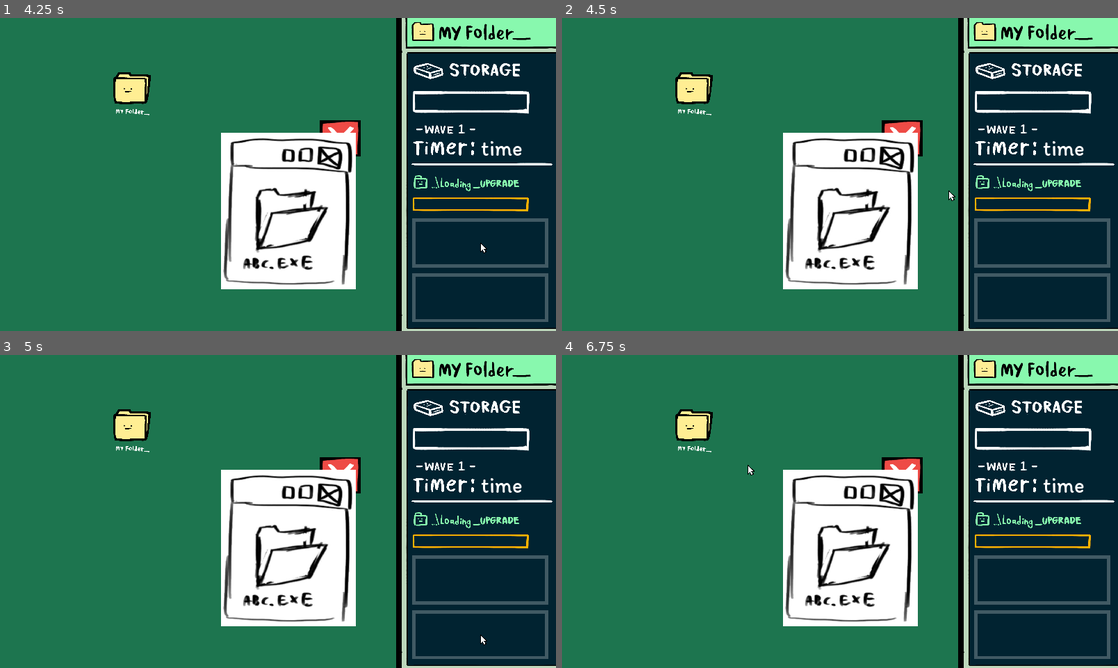
Above: before the commit, frames 1-4 (two rows, left to right).
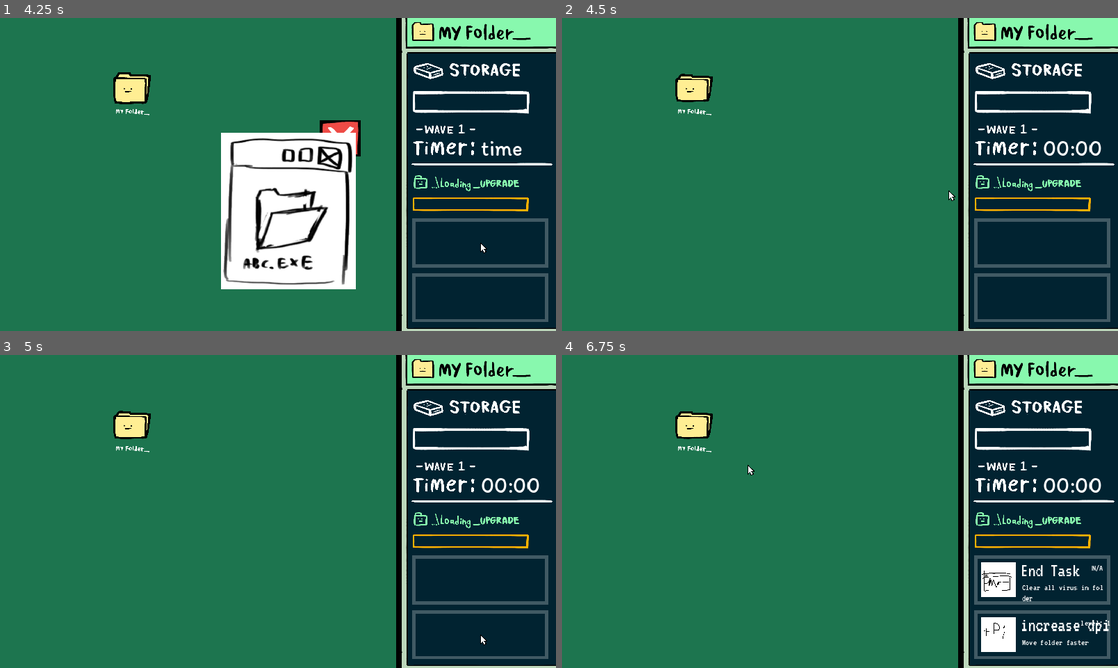
Above: after the commit, the same moments.

Repository: icheft524/Folder-Brawler
Game: Godot game, scene res://menu.tscn
Same seed, same stepped clock (60 frames per second), same inputs: the game is played once before the commit and once after it. The engine's default icon, where the game draws it, is replaced by a stand-in: a white triangle on a blue panel in a dark square.
Inputs (mouse positions are in pixels of both pictures, inside the frame that each line leads up to):
- Up to frame 1 (4.25 s): click (16, 36) at 0.5 s; tap Enter (ui_accept) every 0.75 s from 1.25 to 3.5 s; drag from (478, 243) to (133, 86) at 1.27 s; drag from (478, 296) to (133, 86) at 2.02 s; move the mouse to (339, 136) at 2.77 s; press the mouse at (339, 136) at 2.78 s; release the mouse at (339, 136) at 3.5 s; drag from (250, 237) to (478, 243) at 3.52 s
- Up to frame 2 (4.5 s): tap Enter (ui_accept) at 4.25 s; drag from (901, 136) to (1040, 296) at 4.27 s
- Up to frame 3 (5 s): no input
- Up to frame 4 (6.75 s): tap Enter (ui_accept) at 5 s; drag from (673, 464) to (901, 473) at 5.02 s; move the mouse to (867, 511) at 5.77 s; press the mouse at (867, 511) at 5.78 s; release the mouse at (867, 511) at 6.5 s; drag from (756, 433) to (728, 527) at 6.52 s

Frame 1 is identical in both runs. In frame 2, 13% of the frame differs, in the area x 20-97%, y 17-87%; in frame 3, 13%; in frame 4, 15%, in the area x 20-99%, y 17-95%.

Commit message:
Revert "popup"
This reverts commit 9fb123ac730faa68f8cbc036f9efd3100db3d420.

Diff:
--- a/hud.tscn
+++ b/hud.tscn
@@ -13,35 +13,6 @@
 
 [sub_resource type="Animation" id="Animation_lqmk0"]
 length = 0.001
-tracks/0/type = "value"
-tracks/0/imported = false
-tracks/0/enabled = true
-tracks/0/path = NodePath(".:texture")
-tracks/0/interp = 1
-tracks/0/loop_wrap = true
-tracks/0/keys = {
-"times": PackedFloat32Array(0),
-"transitions": PackedFloat32Array(1),
-"update": 1,
-"values": [ExtResource("5_q2ntr")]
-}
-tracks/1/type = "value"
-tracks/1/imported = false
-tracks/1/enabled = true
-tracks/1/path = NodePath(".:self_modulate")
-tracks/1/interp = 1
-tracks/1/loop_wrap = true
-tracks/1/keys = {
-"times": PackedFloat32Array(0),
-"transitions": PackedFloat32Array(1),
-"update": 0,
-"values": [Color(1, 1, 1, 1)]
-}
-
-[sub_resource type="Animation" id="Animation_58ome"]
-resource_name = "loading"
-length = 0.1
-loop_mode = 1
 tracks/0/type = "value"
 tracks/0/imported = false
 tracks/0/enabled = true
@@ -94,6 +65,35 @@
 "transitions": PackedFloat32Array(1, 1, 1, 1),
 "update": 0,
 "values": [Color(0.533333, 0.972549, 0.682353, 1), Color(1, 0.698039, 0, 1), Color(0.533333, 0.972549, 0.682353, 1), Color(0.533333, 0.972549, 0.682353, 1)]
+}
+
+[sub_resource type="Animation" id="Animation_58ome"]
+resource_name = "loading"
+length = 0.1
+loop_mode = 1
+tracks/0/type = "value"
+tracks/0/imported = false
+tracks/0/enabled = true
+tracks/0/path = NodePath(".:texture")
+tracks/0/interp = 1
+tracks/0/loop_wrap = true
+tracks/0/keys = {
+"times": PackedFloat32Array(0),
+"transitions": PackedFloat32Array(1),
+"update": 1,
+"values": [ExtResource("5_q2ntr")]
+}
+tracks/1/type = "value"
+tracks/1/imported = false
+tracks/1/enabled = true
+tracks/1/path = NodePath(".:self_modulate")
+tracks/1/interp = 1
+tracks/1/loop_wrap = true
+tracks/1/keys = {
+"times": PackedFloat32Array(0),
+"transitions": PackedFloat32Array(1),
+"update": 0,
+"values": [Color(1, 1, 1, 1)]
 }
 
 [sub_resource type="AnimationLibrary" id="AnimationLibrary_y2t6b"]
--- a/popup.gd
+++ b/popup.gd
@@ -18,11 +18,9 @@
 var wave6 = true
 
 func _ready():
-	already_clicked = false
-
-	get_tree().paused = true
-	normal.visible = true
-
+	if tutorial == true:
+		get_tree().paused = true
+		normal.visible = true
 
 
 
@@ -38,17 +36,13 @@
 	if global.time == 72 and wave4: #wave4 zip
 		get_tree().paused = true
 		zip.visible = true
-	print(mouse_close_in, already_clicked, global.inv_open)
+
 
 func _input(event):
 	if event is InputEventMouseButton:
 		if event.is_action_pressed("leftclick") && mouse_close_in && !already_clicked && !global.inv_open:
-			print("Hi")
+			already_clicked = true
 			get_viewport().set_input_as_handled()
-			mouse_close_in = false
-			#normal.visible = false
-			#ads.visible = true
-			already_clicked = true
 			#var tween_close = create_tween()
 			#tween_close.tween_property(self,"scale",close,0.2).set_trans(Tween.TRANS_QUINT).set_ease(Tween.EASE_IN)
 			#tween_close.play()
@@ -59,12 +53,9 @@
 
 
 func _on_normal_mouse_exited():
-	if mouse_close_in == false:
-		normal.visible = false
-		ads.visible = true
-		mouse_close_in == true
-
-
+	mouse_close_in = false
+	normal.visible = false
+	ads.visible = true
 
 
 
@@ -73,10 +64,9 @@
 
 
 func _on_ads_mouse_exited():
-	if mouse_close_in == false:
-		ads.visible = false
-		get_tree().paused = false
-		tutorial = false
+	mouse_close_in = false
+	ads.visible = false
+	get_tree().paused = false
 
 
 func _on_big_mouse_entered():
@@ -84,10 +74,10 @@
 
 
 func _on_big_mouse_exited():
-	if mouse_close_in == false:
-		big.visible = false
-		wave2 = false
-		get_tree().paused = false
+	mouse_close_in = false
+	big.visible = false
+	wave2 = false
+	get_tree().paused = false
 
 
 func _on_enc_mouse_entered():
@@ -95,10 +85,10 @@
 
 
 func _on_enc_mouse_exited():
-	if mouse_close_in == false:
-		enc.visible = false
-		wave3 = false
-		get_tree().paused = false
+	mouse_close_in = false
+	enc.visible = false
+	wave3 = false
+	get_tree().paused = false
 
 
 func _on_zip_mouse_entered():
@@ -106,7 +96,7 @@
 
 
 func _on_zip_mouse_exited():
-	if mouse_close_in == false:
-		zip.visible = false
-		wave4 = false
-		get_tree().paused = false
+	mouse_close_in = false
+	zip.visible = false
+	wave4 = false
+	get_tree().paused = false
--- a/popup.tscn
+++ b/popup.tscn
@@ -6,10 +6,9 @@
 [ext_resource type="Texture2D" uid="uid://dyvdnvjmp6q61" path="res://enemy/normal_file/normalfile.PNG" id="4_vtqjt"]
 
 [sub_resource type="RectangleShape2D" id="RectangleShape2D_pvovk"]
-size = Vector2(241, 171)
+size = Vector2(166, 117.5)
 
 [node name="popup" type="Node2D"]
-process_mode = 2
 script = ExtResource("1_k3w5a")
 
 [node name="normal" type="Area2D" parent="."]
@@ -17,7 +16,7 @@
 visible = false
 
 [node name="CollisionShape2D" type="CollisionShape2D" parent="normal"]
-position = Vector2(400.5, 14.5)
+position = Vector2(406, 14.25)
 shape = SubResource("RectangleShape2D_pvovk")
 
 [node name="Sprite2D" type="Sprite2D" parent="normal"]
